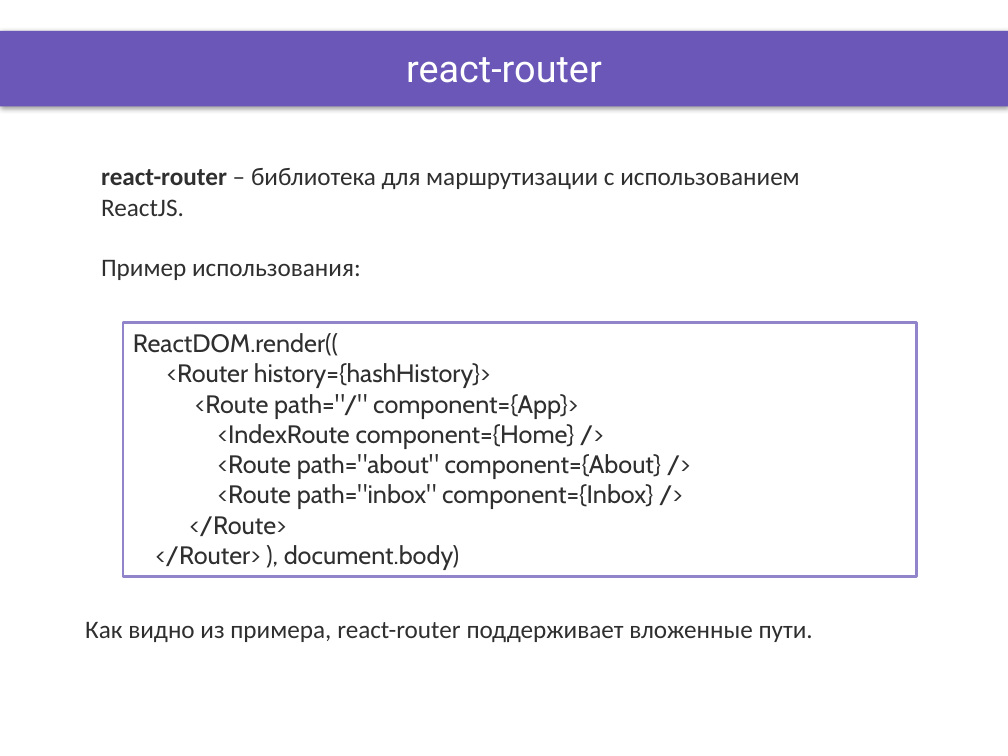
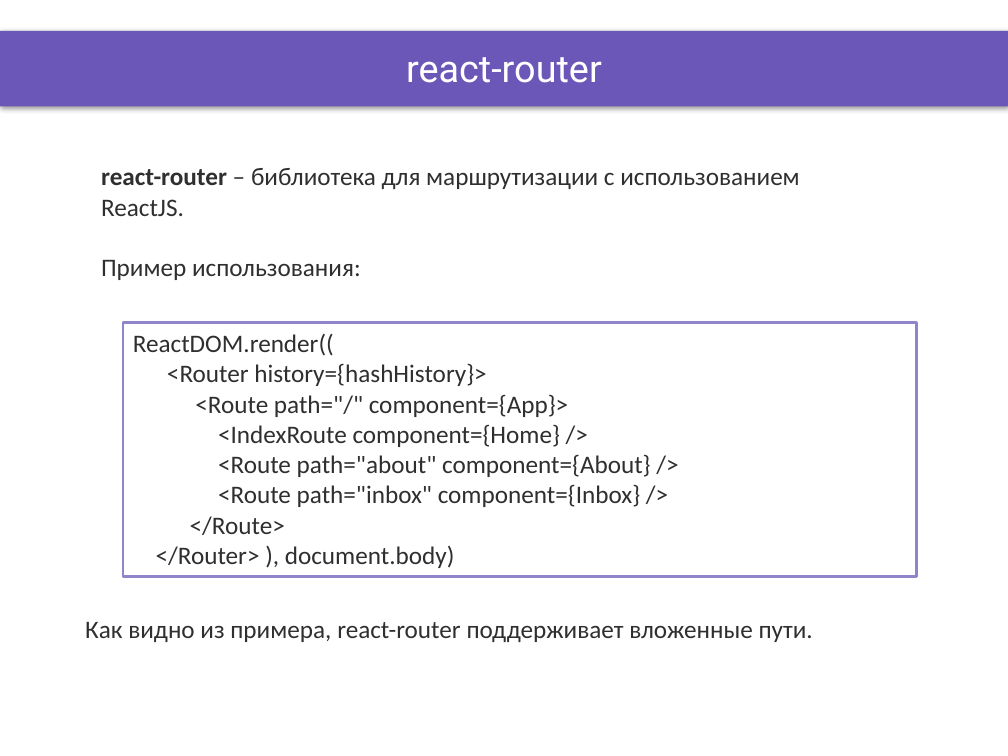
Before and after one commit to DinamickaDevelopment/ignite, a slide deck: slide 2 of ReactJS/lesson_24/Presentation/React_routing.pptx. Drawn at 1008x756 pixels with LibreOffice and Linux fonts; fonts in the diff are those of the drawing; background and template pictures are left out. Boxes give left, top, right and bottom in pixels: in the first picture for what was removed or moved away, otherwise in the second. Text is boxed around its words. In the diff, an @@ line names an element or a change of style, - is before the commit and + after.

```diff
--- a/ReactJS/lesson_24/Presentation/React_routing.pptx
+++ b/ReactJS/lesson_24/Presentation/React_routing.pptx
@@ rectangle "ReactDOM.render((" at <box>123,323,916,577</box>: font Cabin to Calibri @@
```
Also in this commit, not shown: 2 other slides changed, 19 other files.
